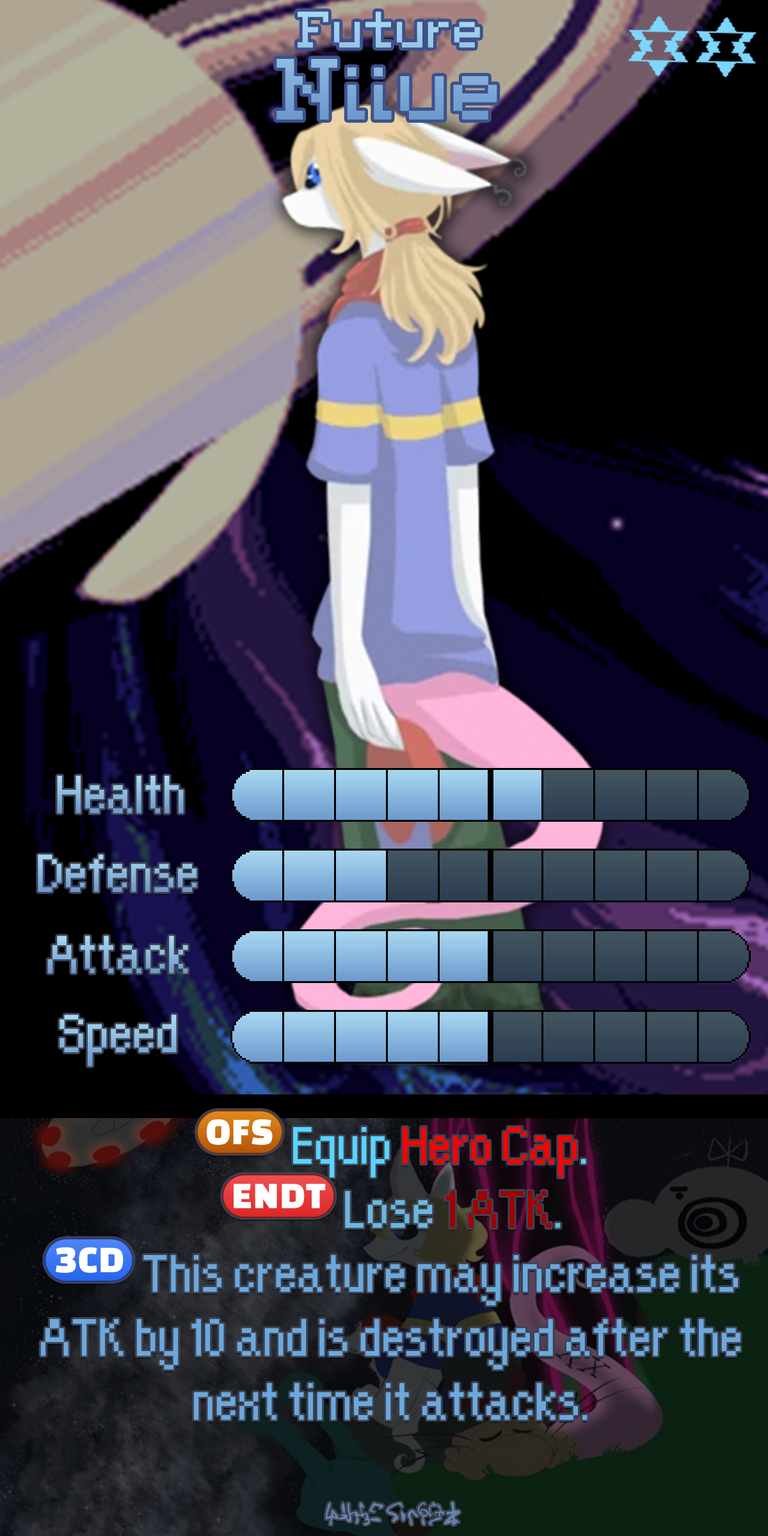
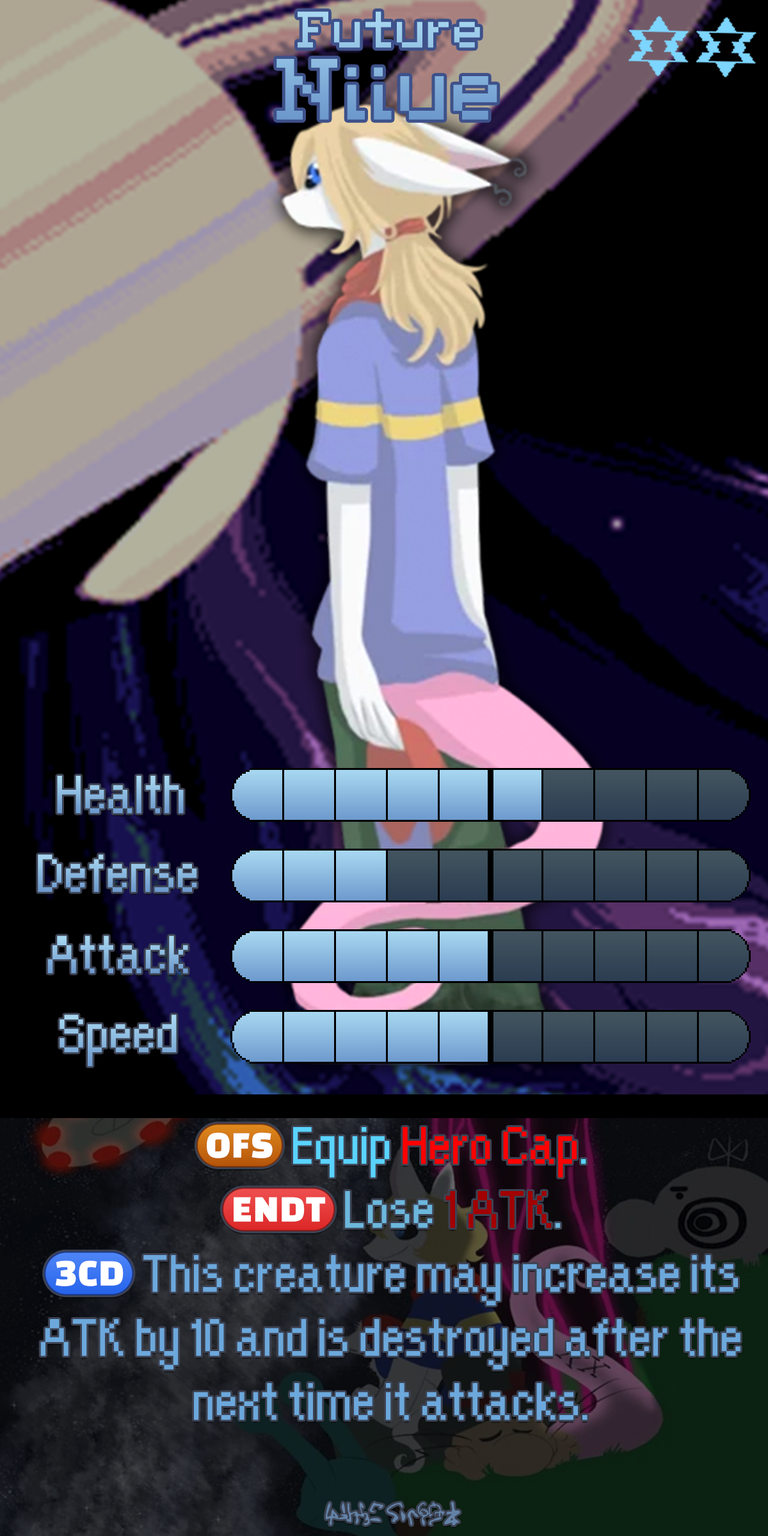
Layer changes from the first 768x1536 image to the second:
painted on "Ability" over [44, 1109, 336, 1296]
